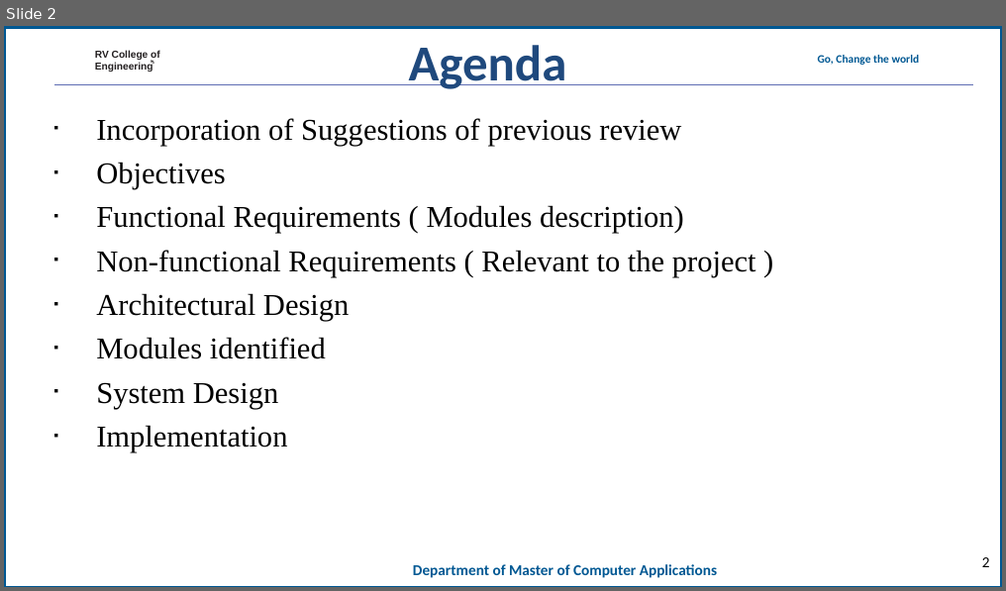
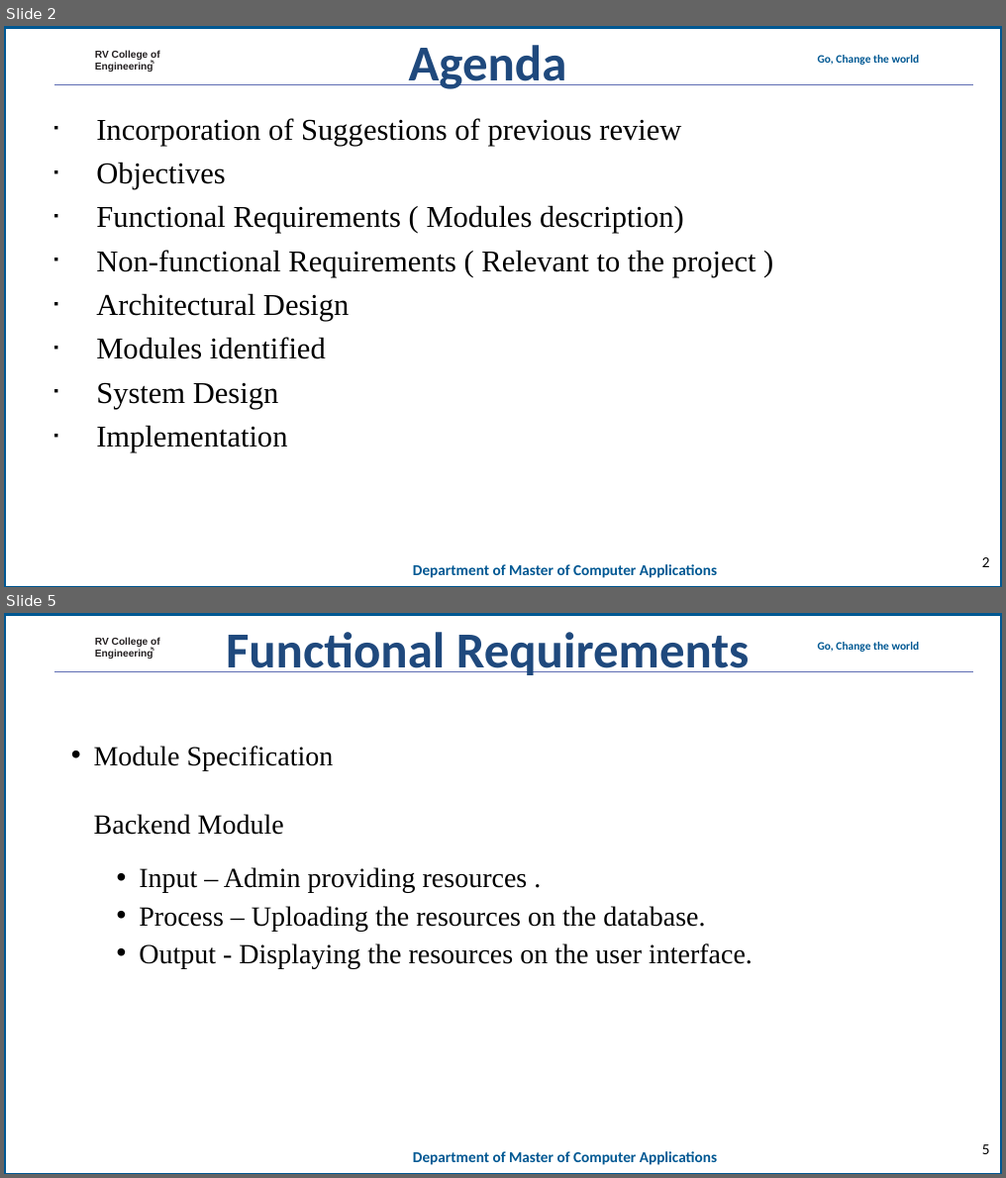
Before and after one commit to mohanrockz/Minor-Project, a slide deck: 20mca36-Minor Project_Phase 2_template11.ppt. Shown one above the other, each under a label of ours: slide 2 before the commit, slides 2 and 5 after it; the slides between them are not shown. The pictures are 1006x591 and 1006x1178 pixels, drawn with LibreOffice and Linux fonts; fonts in the diff are those of the drawing; background and template pictures are left out. Boxes give left, top, right and bottom in pixels: in the first picture for what was removed or moved away, otherwise in the second. Text is boxed around its words. In the diff, an @@ line names an element or a change of style, - is before the commit and + after.

```diff
--- a/20mca36-Minor Project_Phase 2_template11.ppt
+++ b/20mca36-Minor Project_Phase 2_template11.ppt
@@ slide 5 added at box(4, 613, 1002, 1174), background #FFFFFF; not listed: 7 template elements that a slide beside it also shows @@
@@ text added at box(226, 632, 749, 675), 80 pt, text #1F497D, bold @@
+Functional Requirements
@@ text added at box(94, 746, 752, 968), 44 pt, text #000000 @@
+• Module Specification
+  Backend Module
+    • Input – Admin providing resources .
+    • Process – Uploading the resources on the database.
+    • Output - Displaying the resources on the user interface.
@@ page number added at box(982, 1145, 990, 1155), 24 pt, text #000000 @@
+5
```
Also in this commit, not shown: 8 slides changed, 2 other slides added, 1 slide removed.
